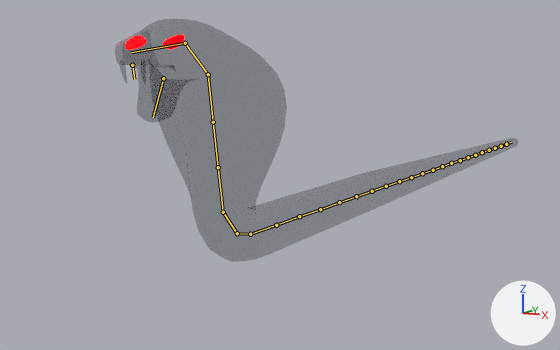
What one commit did to the Blender file BlendFiles/GoopSnake.blend.
One viewpoint serves both versions: a 50 mm lens placed at (11.6, -15.9, 5.8), pointed at (-5.7, 15.6, 0.7). The axes (+X, +Y, +Z) are drawn at lower right. The lights are the same throughout. The bones that bend it are drawn over the model as lines.

Objects in the first picture: '01_Snake', '01_Teeth', 'Sphere'.
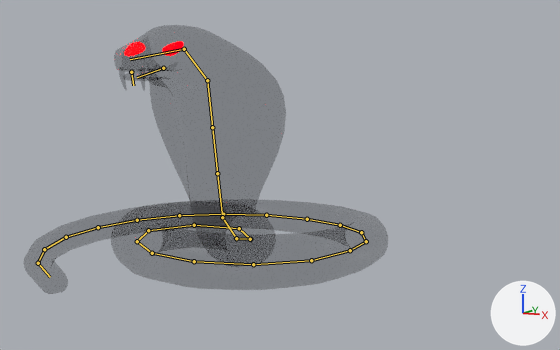
Commit message: Snake Anims
Pillar hit and Spike hit

The newer file adds an action. The first version stands in its rest pose; the second is drawn at frame 1 of the action 'IdlePillarHit'.

Changed parts and their boxes (x1, y1, x2, y2) in the pictures (560 x 350 px):
'01_Snake', posed (9% narrower, 11% taller)
    before: (115, 19, 518, 262)
    after: (23, 25, 388, 294)
'01_Teeth', posed
    before: (120, 65, 146, 84)
    after: (119, 70, 146, 91)
'Sphere', posed (8% wider, 7% shorter)
    before: (173, 35, 184, 48)
    after: (172, 42, 184, 54)
bone 'BoneTail.001', root to tip
    before: (250, 234) to (276, 225)
    after: (250, 239) to (239, 228)
bone 'BoneTail.002', root to tip
    before: (276, 225) to (299, 216)
    after: (239, 228) to (194, 225)
bone 'BoneTail.003', root to tip
    before: (299, 216) to (320, 209)
    after: (194, 225) to (148, 230)
bone 'BoneTail.004', root to tip
    before: (320, 209) to (339, 202)
    after: (148, 230) to (137, 241)
bone 'BoneTail.005', root to tip
    before: (339, 202) to (356, 196)
    after: (137, 241) to (152, 253)
bone 'BoneTail.006', root to tip
    before: (356, 196) to (372, 191)
    after: (152, 253) to (194, 261)
bone 'BoneTail.007', root to tip
    before: (372, 191) to (386, 186)
    after: (194, 261) to (253, 264)
bone 'BoneTail.008', root to tip
    before: (386, 186) to (399, 181)
    after: (253, 264) to (311, 260)
bone 'BoneTail.009', root to tip
    before: (399, 181) to (411, 177)
    after: (311, 260) to (350, 250)
bone 'BoneTail.010', root to tip
    before: (411, 177) to (422, 173)
    after: (350, 250) to (366, 241)
bone 'BoneTail.011', root to tip
    before: (422, 173) to (433, 170)
    after: (366, 241) to (361, 232)
bone 'BoneTail.012', root to tip
    before: (433, 170) to (442, 166)
    after: (361, 232) to (340, 225)
bone 'BoneTail.013', root to tip
    before: (442, 166) to (451, 163)
    after: (340, 225) to (307, 219)
bone 'BoneTail.014', root to tip
    before: (451, 163) to (460, 160)
    after: (307, 219) to (266, 215)
bone 'BoneTail.015', root to tip
    before: (460, 160) to (468, 157)
    after: (266, 215) to (223, 214)
bone 'BoneTail.016', root to tip
    before: (468, 157) to (475, 155)
    after: (223, 214) to (179, 215)
bone 'BoneTail.017', root to tip
    before: (475, 155) to (482, 152)
    after: (179, 215) to (137, 220)
bone 'BoneTail.018', root to tip
    before: (482, 152) to (489, 150)
    after: (137, 220) to (98, 227)
bone 'BoneTail.019', root to tip
    before: (489, 150) to (495, 148)
    after: (98, 227) to (66, 237)
bone 'BoneTail.020', root to tip
    before: (495, 148) to (501, 146)
    after: (66, 237) to (44, 249)
bone 'BoneTail.021', root to tip
    before: (501, 146) to (506, 144)
    after: (44, 249) to (38, 263)
bone 'BoneTail.022', root to tip
    before: (506, 144) to (511, 142)
    after: (38, 263) to (50, 277)
bone 'neckBone.001', root to tip
    before: (250, 234) to (237, 233)
    after: (250, 239) to (236, 238)
bone 'lowerJaw', root to tip
    before: (163, 78) to (153, 117)
    after: (163, 68) to (137, 77)

The edits, one by one:
Bone 'BoneTail.001' (bone_bonetail_001) moves from (0.0, 0.0, 0.0) to (0.0, 0.0, -0.16).
Bone 'BoneTail.001' (bone_bonetail_001) turns from (0, 0, 0) to (0, 0, 44) degrees about its own x, y and z.
Bone 'BoneTail.002' (bone_bonetail_002) turns from (0, 0, 0) to (0, 0, 54) degrees about its own x, y and z.
Bone 'BoneTail.003' (bone_bonetail_003) turns from (0, 0, 0) to (0, 0, 54) degrees about its own x, y and z.
Bone 'BoneTail.004' (bone_bonetail_004) turns from (0, 0, 0) to (0, 0, 54) degrees about its own x, y and z.
Bone 'BoneTail.005' (bone_bonetail_005) turns from (0, 0, 0) to (0, 0, 28) degrees about its own x, y and z.
Bone 'BoneTail.006' (bone_bonetail_006) turns from (0, 0, 0) to (0, 0, 28) degrees about its own x, y and z.
Bone 'BoneTail.007' (bone_bonetail_007) turns from (0, 0, 0) to (0, 0, 28) degrees about its own x, y and z.
Bone 'BoneTail.008' (bone_bonetail_008) turns from (0, 0, 0) to (0, 0, 28) degrees about its own x, y and z.
Bone 'BoneTail.009' (bone_bonetail_009) turns from (0, 0, 0) to (0, 0, 28) degrees about its own x, y and z.
Bone 'BoneTail.010' (bone_bonetail_010) turns from (0, 0, 0) to (-2, 0, 22) degrees about its own x, y and z.
Bone 'BoneTail.011' (bone_bonetail_011) turns from (0, 0, 0) to (0, 0, 22) degrees about its own x, y and z.
Bone 'BoneTail.012' (bone_bonetail_012) turns from (0, 0, 0) to (0, 0, 22) degrees about its own x, y and z.
Bone 'BoneTail.013' (bone_bonetail_013) turns from (0, 0, 0) to (0, 0, 22) degrees about its own x, y and z.
Bone 'BoneTail.014' (bone_bonetail_014) turns from (0, 0, 0) to (0, 0, 22) degrees about its own x, y and z.
Bone 'BoneTail.015' (bone_bonetail_015) turns from (0, 0, 0) to (-1, -3, 18) degrees about its own x, y and z.
Bone 'BoneTail.016' (bone_bonetail_016) turns from (0, 0, 0) to (0, 0, 18) degrees about its own x, y and z.
Bone 'BoneTail.017' (bone_bonetail_017) turns from (0, 0, 0) to (0, 0, 18) degrees about its own x, y and z.
Bone 'BoneTail.018' (bone_bonetail_018) turns from (0, 0, 0) to (0, 0, 18) degrees about its own x, y and z.
Bone 'BoneTail.019' (bone_bonetail_019) turns from (0, 0, 0) to (0, 0, 18) degrees about its own x, y and z.
Bone 'BoneTail.020' (bone_bonetail_020) turns from (0, 0, 0) to (0, 0, 18) degrees about its own x, y and z.
Bone 'BoneTail.021' (bone_bonetail_021) turns from (0, 0, 0) to (0, 0, 18) degrees about its own x, y and z.
Bone 'BoneTail.022' (bone_bonetail_022) turns from (0, 0, 0) to (0, 0, 18) degrees about its own x, y and z.
Bone 'neckBone.001' (bone_neckbone_001) moves from (0.0, 0.0, 0.0) to (0.0, 0.0, -0.16).
Bone 'lowerJaw' (bone_lowerjaw) moves from (0.0, 0.0, 0.0) to (0.0, -0.38, 0.15).
Bone 'lowerJaw' (bone_lowerjaw) turns from (0, 0, 0) to (52, 0, 0) degrees about its own x, y and z.
